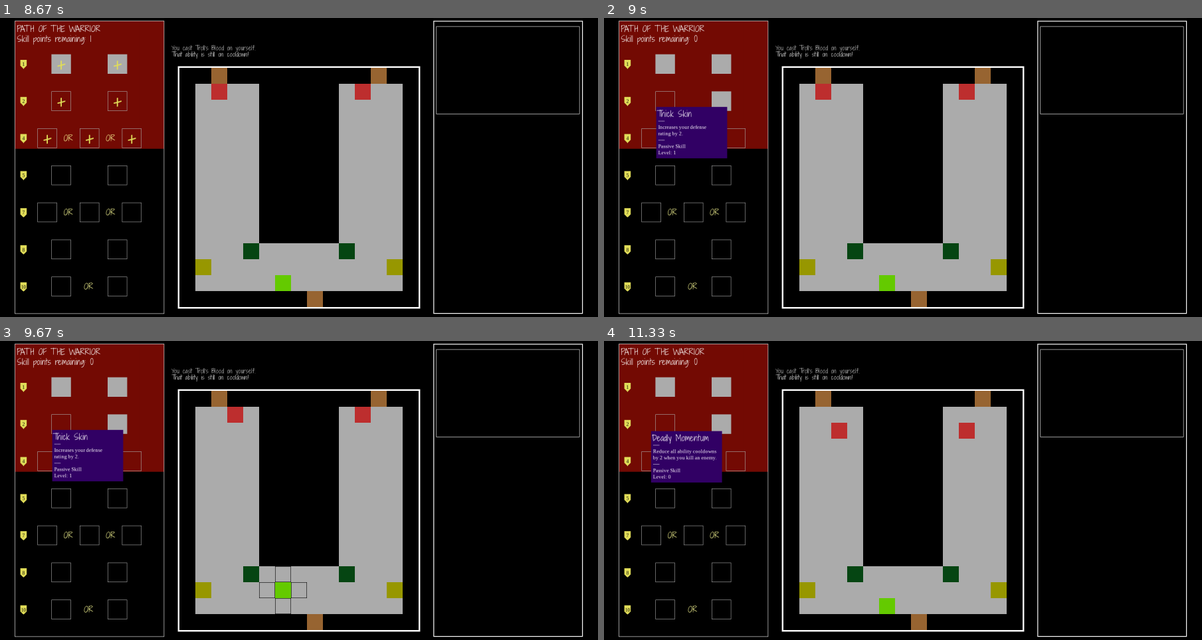
Above: before the commit, frames 1-4 (two rows, left to right).
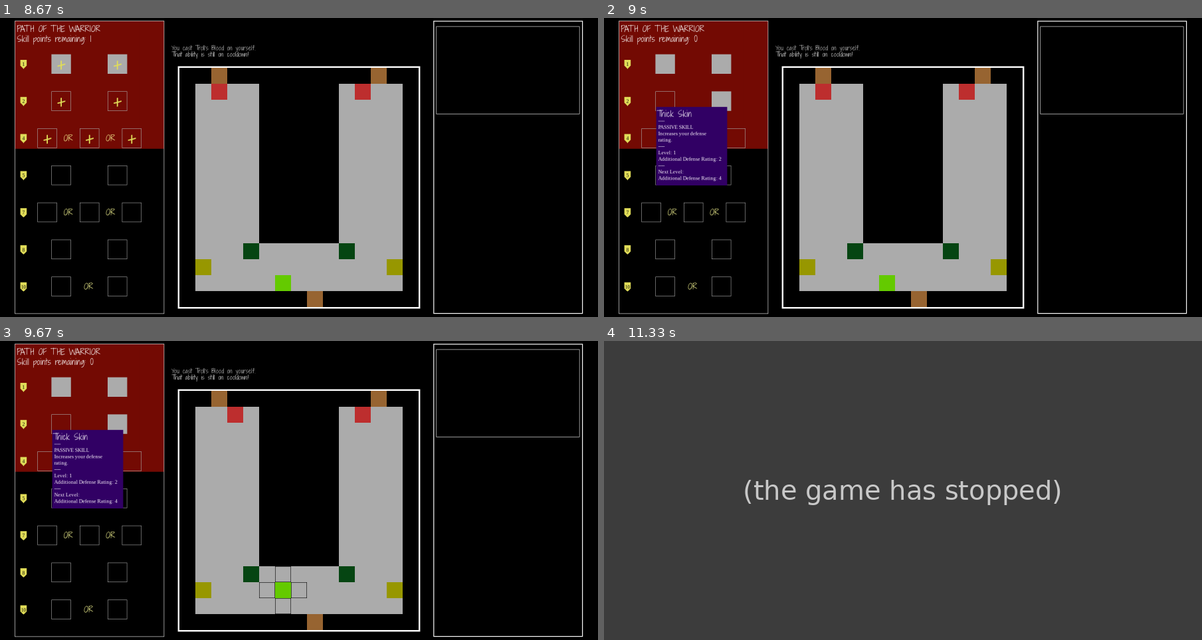
Above: after the commit, the same moments.

Repository: sohraub/untitled_pygame
Game: pygame game, started from main.py
The game is run twice, just before and just after one commit, with the same random seed, the same clock (stepped at 60 frames per second) and the same inputs.
Inputs (mouse positions are in pixels of both pictures, inside the frame that each line leads up to):
- Up to frame 1 (8.67 s): hold Left 0.33-0.87 s; hold Down 0.9-1.2 s; tap 2 at 1.05, 2.15 s; click (299, 284) at 1.33 s; click (89, 167) at 1.72 s; hold Left 2-2.4 s; hold Up 2.43-2.8 s; tap T at 2.58, 4.02, 5.28, 6.45, 7.85 s; hold Right 2.83-3.47 s; tap 1 at 2.98, 4.42, 5.78, 6.95, 8.18 s; click (89, 167) at 3.62 s; hold Down 3.87-4.23 s; hold Left 4.27-4.73 s; click (107, 209) at 4.88 s; hold Right 5.13-5.6 s; hold Up 5.63-5.93 s; move the mouse to (520, 269) at 5.97 s; click (520, 269) at 6.07 s; hold Right 6.3-6.77 s; hold Left 6.8-7.33 s; click (149, 239) at 7.47 s; hold Down 7.7-8 s; hold Left 8.03-8.43 s; click (514, 203) at 8.58 s
- Up to frame 2 (9 s): click (729, 107) at 8.88 s
- Up to frame 3 (9.67 s): hold Up 9.17-9.53 s; tap 1 at 9.32 s; move the mouse to (83, 562) at 9.57 s
- Up to frame 4 (11.33 s): click (687, 562) at 9.67 s; hold Right 9.9-10.53 s; tap T at 10.05 s; hold Down 10.57-10.93 s; tap 1 at 10.72 s; move the mouse to (723, 502) at 10.97 s; click (723, 502) at 11.07 s; hold Left from 11.3 s (still down)

Frame 1 is identical in both runs. In frame 2, 1.3% of the frame differs, in the area x 8-21%, y 35-56%; in frame 3, 1.3%; in frame 4, 99%, in the area x 0-100%, y 0-100%.
Error after the commit: ValueError: expected '}' before end of string (player_panel_renderer.py line 518); the game stopped at 11.07 s (later frames are placeholders)

Commit message:
big refactor to the way skill tooltips are displayed, now with a details attribute for each ability and the also, in the skill tree, showing the ability details for the next level as well

Diff:
--- a/element_lists/passive_abilities.py
+++ b/element_lists/passive_abilities.py
@@ -1,18 +1,23 @@
 from game_elements.ability import PassiveAbility
 
 
-calculated_strikes = PassiveAbility(name='Calculated Strikes', description='Increases your critical-hit rate by {} %.',
-                                    mod_group='combat', specific_mod='crit_rate', value=3)
+calculated_strikes = PassiveAbility(name='Calculated Strikes', description='Increases your critical-hit rate.',
+                                    mod_group='combat', specific_mod='crit_rate', value=3,
+                                    details={'Additional Crit Chance': '3 * {skill_level}'})
 
-bloodthirsty = PassiveAbility(name='Bloodthirsty', description='Gain {} HP when you kill an enemy.',
-                             mod_group='on_kill', specific_mod='gain_hp', value=2)
+bloodthirsty = PassiveAbility(name='Bloodthirsty', description='Gain HP when you kill an enemy.',
+                              mod_group='on_kill', specific_mod='gain_hp', value=2,
+                              details={'HP Gain On Kill': '2 * {skill_level}'})
 
 deadly_momentum = PassiveAbility(name='Deadly Momentum',
-                                 description='Reduce all ability cooldowns by {} when you kill an enemy.',
-                                 mod_group='on_kill', specific_mod='cooldown_reduction', value=2)
+                                 description='Reduce all ability cooldowns when you kill an enemy.',
+                                 mod_group='on_kill', specific_mod='cooldown_reduction', value=2,
+                                 details={'Cooldown Reduction On Kill': '2 * {skill_level'})
 
-thick_skin = PassiveAbility(name='Thick Skin', description='Increases your defense rating by {}.', mod_group='combat',
-                            specific_mod='base_def', value=2)
+thick_skin = PassiveAbility(name='Thick Skin', description='Increases your defense rating.', mod_group='combat',
+                            specific_mod='base_def', value=2,
+                            details={'Additional Defense Rating': '2 * {skill_level}'})
 
 quiet_steps = PassiveAbility(name='Quiet Steps', mod_group='board_mods', specific_mod='enemy_aggro', value=1,
-                             description='Reduce the distance at which enemies can detect you by {} tile.')
+                             description='Reduce the distance at which enemies can detect you.',
+                             details={'Aggro Reduction': '1 * {skill_level}'})
--- a/game_elements/ability.py
+++ b/game_elements/ability.py
@@ -2,7 +2,7 @@
 
 
 class Ability:
-    def __init__(self, name='', description='', active=False, level=0):
+    def __init__(self, name='', description='', active=False, level=0, details=None):
         """
         Abilities are used by the player to make their lives easier. This class serves as a base class for active
         abilities and passive abilities.
@@ -10,11 +10,13 @@
         :parm description: String, describing the ability.
         :param active: Boolean, if true this skill is an active skill, else it is a passive skill.
         :param level: Int, the level of the skill which determines the numbers behind its effectiveness.
+        :param details: Dict containing info for all the ability's values, for tooltip-display purposes.
         """
         self.name = name
         self.description = description
         self.active = active
         self.level = level
+        self.details = details if details is not None else dict()
 
     def __str__(self):
         return f'Level {self.level} {self.name}'
@@ -24,7 +26,7 @@
 
 
 class ActiveAbility(Ability):
-    def __init__(self, name='', description='', active=True, targeting_function=None, function=None,
+    def __init__(self, name='', description='', active=True, details=None, targeting_function=None, function=None,
                  targeting_function_params=None, multi_target=None, save_target=False, level=0, mp_cost=1, cooldown=0,
                  level_up_dict=None):
         """
@@ -47,7 +49,7 @@
                      is used.
 
         """
-        super().__init__(name, description, active, level)
+        super().__init__(name, description, active, level, details)
         self.targeting_function = targeting_function if self.active else None
         self.targeting_function_params = targeting_function_params if targeting_function_params is not None else dict()
         self.function = function
@@ -64,6 +66,7 @@
             'description': self.description,
             'active': self.active,
             'level': self.level,
+            'details': self.details,
             'cooldown': self.cooldown,
             'mp_cost': self.mp_cost,
             'turns_left': self.turns_left
@@ -72,16 +75,17 @@
     def level_up(self):
         """Levels up an active ability by incrementing its attributes by the values found in its level_up_dict"""
         if self.level_up_dict.get('cooldown', False):
-            self.cooldown -= self.level_up_dict['cooldown']
+            self.cooldown = max(0, self.cooldown - self.level_up_dict['cooldown'])
         if self.level_up_dict.get('target_radius', False):
             self.targeting_function_params['radius'] += self.level_up_dict['target_radius']
         if self.level_up_dict.get('mp_cost', False):
-            self.mp_cost += self.level_up_dict['mp_cost']
+            self.mp_cost = max(0, self.level_up_dict['mp_cost'] + self.mp_cost)
 
 
 
 class PassiveAbility(Ability):
-    def __init__(self, name='', description='', active=False, level=0, mod_group='combat', specific_mod='', value=0):
+    def __init__(self, name='', description='', active=False, level=0, details=None, mod_group='combat',
+                 specific_mod='', value=0):
         """
         Passive abilities are enabled as soon as they are allocated, and stay passively enabled forever (unless they
         somehow become de-allocated). Will be stored in the Player class as a dict of modifiers.
@@ -96,7 +100,7 @@
             }
         }
         """
-        super().__init__(name, description, active, level)
+        super().__init__(name, description, active, level, details)
         self.mod_group = mod_group
         self.specific_mod = specific_mod
         self.value = value
@@ -107,6 +111,7 @@
             'description': self.description,
             'active': self.active,
             'level': self.level,
+            'details': self.details,
             'mod_group': self.mod_group,
             'specific_mod': self.specific_mod,
             'value': self.value
--- a/game_elements/classes/warrior.py
+++ b/game_elements/classes/warrior.py
@@ -13,7 +13,7 @@
     # First determine the relative positions to find the knockback.
     new_x, new_y = get_knockback(self.x, self.y, target)
     # Now calculate the damage
-    damage = int((1.5 + skill_level* 0.5) * (self.attributes['str'] - target.attributes['end'] + self.off_rating))
+    damage = (1 + skill_level) * (self.attributes['str'] - target.attributes['end'] + self.off_rating)
     crit_chance = max(self.attributes['dex'] + (self.attributes['wis'] - target.attributes['wis']), 0)
     if crit_chance > random.randint(0, 100):
         console_text += 'Critical hit! '
@@ -34,42 +34,43 @@
 
 heavy_strike = ActiveAbility(name='Heavy Strike', mp_cost=2,
                              description=f'Strike an enemy with all your might, dealing massive damage and knocking'
-                                         f' them back', active=True,
-                             targeting_function=board_renderer.highlight_adjacent_tiles,
-                             function=heavy_strike_func, level=1, cooldown=5)
+                                         f' them back', active=True, level=1, cooldown=5,
+                             targeting_function=board_renderer.highlight_adjacent_tiles, function=heavy_strike_func,
+                             details={'Damage Multiplier': '1 + {skill_level}', 'Cooldown': '5', 'MP Cost': '2'})
 
 
 def trolls_blood_func(self, skill_level, **kwargs):
     """Ability function which adds a health regen buff to self."""
     from element_lists.status_list import health_regen
     trolls_blood_regen = copy(health_regen)
-    trolls_blood_regen.params = {'value': skill_level * int(self.attributes['wis'] / 3)}
+    trolls_blood_regen.params = {'value': skill_level * self.attributes['wis'] - 2}
     self.apply_status(trolls_blood_regen)
     return {
         'console_text': ["You cast Troll's Blood on yourself."]
     }
 
-trolls_blood = ActiveAbility(name="Troll's Blood", mp_cost=3,
+trolls_blood = ActiveAbility(name="Troll's Blood", mp_cost=3, function=trolls_blood_func, level=1, cooldown=15,
                              description=f'Cast a spell on yourself to gain some passive health regeneration. Healing '
                                          f'amount scales with WIS.',
                              active=True, targeting_function=board_renderer.highlight_self,
-                             function=trolls_blood_func, level=1, cooldown=15)
+                             details={'HP Regen Per Turn': '{skill_level} * {wis} - 2',
+                                      'Buff Duration': '7', 'Cooldown': '15', 'MP Cost': '3'})
 
 
 def leap_slam_func(self, targets, skill_level):
     """Ability function which transports the player to a tile, and damages and knocks back any adjacent enemies."""
     console_text = 'You use Leap Slam'
+    # Leap slam is an ability with self.save_target = True, so the coords of the selected tile are appended
+    # to the end of the list of targets, and are popped from the list here.
     self_new_x, self_new_y = targets.pop(-1)
     ability_outcomes = {
         'movements': [{
             'subject': self,
-            # Leap slam is an ability with self.save_target = True, so the coords of the selected tile are appended
-            # to the end of the list of targets.
             'new_position': (self_new_x, self_new_y)
         }]
     }
-    damage = int(0.5 * (1 + skill_level) + 0.5 * self.attributes['str'])
     for target in targets:
+        damage = skill_level * max(1, self.attributes['str'] - target.attributes['end'] + self.off_rating)
         target.hp[0] = max(0, target.hp[0] - damage)
         ability_outcomes['movements'].append({
             'subject': target,
@@ -88,7 +89,9 @@
                           active=True, targeting_function=board_renderer.highlight_radius_with_splash_target,
                           targeting_function_params={'radius': 4}, function=leap_slam_func, level=0, cooldown=10,
                           save_target=True, multi_target=[(1, 0), (0, 1), (-1, 0), (0, -1)],
-                          level_up_dict={'target_radius': 1, 'mp_cost': 1})
+                          level_up_dict={'target_radius': 1, 'mp_cost': 1},
+                          details={'Damage Multiplier': '{skill_level}', 'Range': '3 + {skill_level}',
+                                   'Cooldown': '10', 'MP Cost': '4'})
 
 
 def chain_hook_func(self, targets, skill_level):
@@ -118,12 +121,13 @@
                      # try and check if it's an enemy.
     return ability_outcomes
 
-chain_hook = ActiveAbility(name='Chain Hook', mp_cost=4,
+chain_hook = ActiveAbility(name='Chain Hook', mp_cost=5,
                            description='Throw a grappling hook in a straight line at a target. If the target is an '
                                        'enemy, pulls them towards you. Otherwise, pulls you to the target.',
                            active=True, targeting_function=board_renderer.highlight_cross_pattern,
-                           function=chain_hook_func, level=0, cooldown=8, save_target=True,
-                           level_up_dict={'cooldown': 1, 'mp_cost': -1})
+                           function=chain_hook_func, level=0, cooldown=7, save_target=True,
+                           level_up_dict={'cooldown': 1, 'mp_cost': -1},
+                           details={'Cooldown': '7 - {skill_level}', 'MP Cost': '5 - {skill_level}'})
 
 from element_lists.passive_abilities import calculated_strikes, bloodthirsty, deadly_momentum, thick_skin, quiet_steps
 
@@ -141,7 +145,7 @@
     "passive_1": [
         {
             'ability': copy(calculated_strikes),
-            'level_prereq': 2,
+            'level_prereq': 2
         },
         {
             'ability': copy(thick_skin),
@@ -152,8 +156,7 @@
         {
             'ability': copy(leap_slam),
             'level_prereq': 4,
-            'disabled': False
-
+            'disabled': False,
         },
         {
             'ability': copy(chain_hook),
--- a/player_panel.py
+++ b/player_panel.py
@@ -46,7 +46,8 @@
         self.tooltip_focus = None
         self.active_item_index = None
         self.skill_tree = SkillTreeController(self.player_dict['skill_tree'], self.player_dict['profession'],
-                                              self.player_dict['level'], self.player_dict['active_abilities'],
+                                              self.player_dict['level'], self.player_dict['attributes'],
+                                              self.player_dict['active_abilities'],
                                               self.player_dict['passive_abilities'])
         self.skill_tree_displaying = False
 
@@ -279,6 +280,7 @@
         if ability_index is not None and len(self.player_dict['active_abilities']) >= ability_index + 1:
             self.tooltip_focus = self.ability_tiles[ability_index]
             player_panel_renderer.draw_ability_details(self.player_dict['active_abilities'][ability_index],
+                                                       self.player_dict['attributes'],
                                                        self.player_dict['mp'])
 
     def handle_conditions_mouseover(self):
--- a/rendering/player_panel_renderer.py
+++ b/rendering/player_panel_renderer.py
@@ -492,11 +492,12 @@
                                         ITEM_TOOLTIP_HEIGHT))
 
 
-def draw_ability_details(ability, player_mp=None):
+def draw_ability_details(ability, player_attributes, player_mp=None):
     """
     Draws tooltip showing details on currently moused-over ability. If the mouse is to the left of the center of the
     player panel, display the tooltip to the right of the cursor, and vice-versa. Also, the tooltip will display
-    above the cursor regardless of mouse position.
+    above the cursor regardless of mouse position. If player_mp is None, this implies that the function was called from
+    the skill tree, so we don't display info such as turns left in the cooldown.
     """
     mouse_pos = pg.mouse.get_pos()
     if mouse_pos[0] > PANEL_TOP_LEFT_X + int(SIDE_PANEL_LENGTH / 2):
@@ -507,34 +508,27 @@
         top_left_y = mouse_pos[1] - (1.5 * ITEM_TOOLTIP_HEIGHT)
     else:
         top_left_y = mouse_pos[1]
-    if ability['active']:
-        draw_active_ability_details(ability, top_left_x, top_left_y, player_mp)
-    else:  # Otherwise it is a passive ability
-        draw_passive_ability_details(ability, top_left_x, top_left_y)
-
-
-def draw_active_ability_details(ability, top_left_x, top_left_y, player_mp):
-    """
-    If player_mp = None, then this function was called from the skill_tree renderer so we don't need to display mp and
-    cooldown details.
-    """
     parsed_description = parse_description(ability['description'], char_limit=30)
-    window_body = ['----'] + parsed_description + ['----', 'Active Skill', f'Level: {ability["level"]}',
-                                                   f'Cooldown: {ability["cooldown"]}', f'MP Cost: {ability["mp_cost"]}']
+    window_body = ['----', f'{"ACTIVE" if ability["active"] else "PASSIVE"} SKILL'] + parsed_description + \
+                  ['----', f'Level: {max(ability["level"], 1)}']
+    # Ability details are stored in a dict, where each key-value pair looks something like
+    #    'HP Regen Per Turn' : '{skill_level} + {wis} * 2'
+    # So we use format() with the skill level and player attributes to fill in the values, and eval() to evaluate
+    # the string expression to an integer value. If the skill is level 0 (not allocated), show the details for level 1
+    window_body += [f'{key}: {eval(value.format(skill_level=max(ability["level"], 1), **player_attributes))}'
+                    for key, value in ability['details'].items()]
     if player_mp is not None:  # Implies tooltip is being displayed in the player panel
         if ability['turns_left'] > 0:  # Only display 'turns left' info if the ability is on cooldown
             window_body.append(f'Turns left on cooldown: {ability["turns_left"]}')
         if ability['mp_cost'] > player_mp[0]:
             window_body.append(("Not enough MP!!", colors.RED))
+    elif 0 < ability['level'] < 3: # Implies this is being displayed in the skill tree (since player_mp is None)
+        # If the ability level is in (0, 3) we show the details for the next level as well.
+        window_body += ['----', 'Next Level:'] +\
+                       [f'{key}: {eval(value.format(skill_level=ability["level"] + 1, **player_attributes))}'
+                        for key, value in ability['details'].items()]
     draw_detail_window(header_string=ability['name'], body_strings=window_body, auto_window_height=True,
                        rect_dimensions=(top_left_x, top_left_y, ITEM_TOOLTIP_LENGTH, 1.5 * ITEM_TOOLTIP_HEIGHT))
-
-
-def draw_passive_ability_details(ability, top_left_x, top_left_y):
-    parsed_description = parse_description(ability['description'].format(ability['value']), char_limit=30)
-    window_body = ['----'] + parsed_description + ['----', 'Passive Skill', f'Level: {ability["level"]}']
-    draw_detail_window(header_string=ability['name'], body_strings=window_body, auto_window_height=True,
-                       rect_dimensions=(top_left_x, top_left_y, ITEM_TOOLTIP_LENGTH, 0))
 
 
 def draw_exp_details(experience):
--- a/rendering/skill_tree_renderer.py
+++ b/rendering/skill_tree_renderer.py
@@ -119,10 +119,10 @@
         MAIN_WINDOW.blit(level_text, text_rect)
 
 
-def draw_ability_details_in_skill_tree(ability):
+def draw_ability_details_in_skill_tree(ability, player_attributes):
     """
     Draws tooltips in the skill tree displaying info for the ability currently being moused over. Position of the
     window depends on the mouse location, e.g. if the mouse is on the top half of the screen, then display the window
     downwards, or if the mouse is on the left side of the panel display the window to the right of the cursor, etc.
     """
-    draw_ability_details(ability.to_dict())
+    draw_ability_details(ability.to_dict(), player_attributes)
--- a/skill_tree.py
+++ b/skill_tree.py
@@ -8,7 +8,7 @@
 """
 
 class SkillTreeController:
-    def __init__(self, skill_tree, profession, level, active_abilities, passive_abilities):
+    def __init__(self, skill_tree, profession, level, player_attributes, active_abilities, passive_abilities):
         """
         Class that handles all things skill tree, from allocating new points to displaying mouse-over info. Is saved
         as an attribute to the PlayerPanel, so that the panel can act as an intermediary that reads any changes made
@@ -34,6 +34,7 @@
         self.skill_tree = skill_tree
         self.profession = profession
         self.level = level
+        self.player_attributes = player_attributes
         self.skill_rect_map = dict()
         self.skill_points = 1
         self.tooltip_focus = None
@@ -56,7 +57,8 @@
                 if rect.collidepoint(mouse_pos):
                     # Todo: this condition is only while skill trees still have blank entries
                     if skill_tree[key[0]][key[1]]['ability'] != '':
-                        skill_tree_renderer.draw_ability_details_in_skill_tree(skill_tree[key[0]][key[1]]['ability'])
+                        skill_tree_renderer.draw_ability_details_in_skill_tree(skill_tree[key[0]][key[1]]['ability'],
+                                                                               self.player_attributes)
                     self.tooltip_focus = rect
 
     def allocate_skill_points(self):
